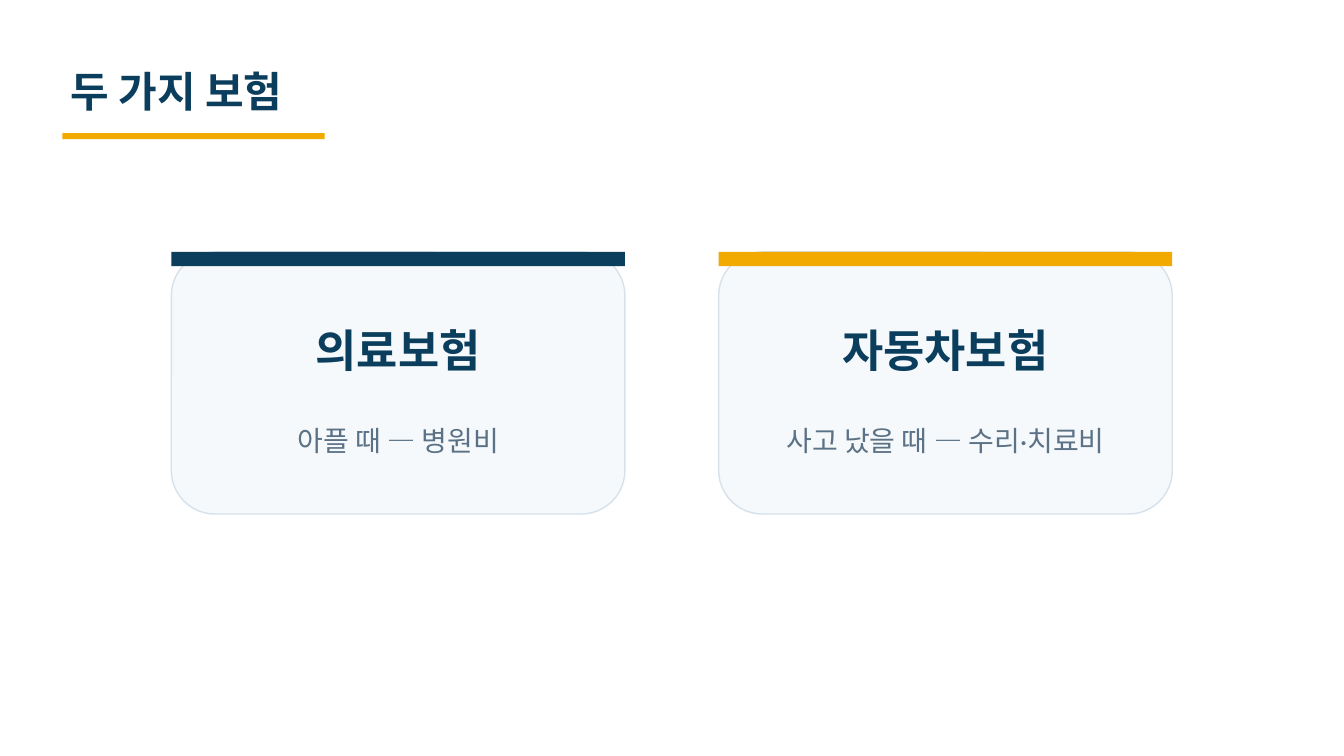
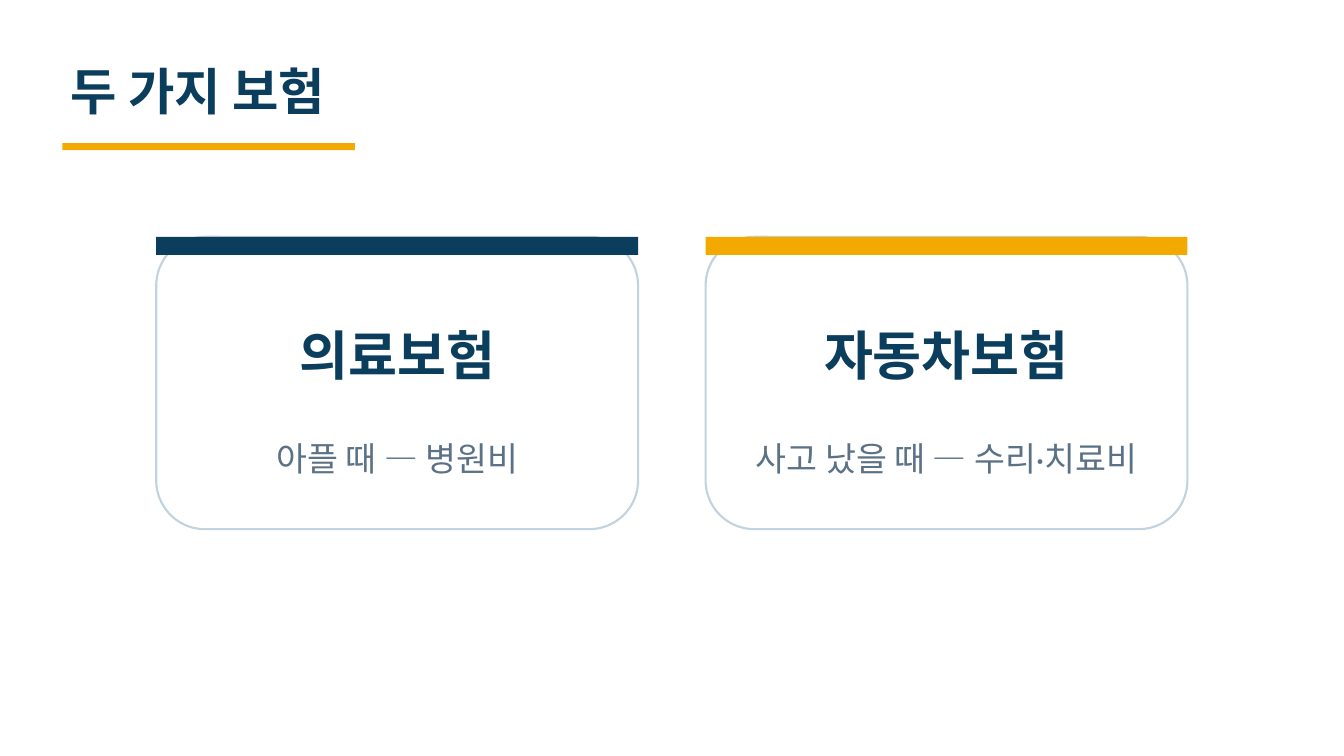
Before and after one commit to heyoonyoon/distributed-programming, a slide deck: slide 3 of docs/presentation/보험발표-편집가능.pptx. Drawn at 1344x756 pixels with LibreOffice and Linux fonts; fonts in the diff are those of the drawing. Boxes give left, top, right and bottom in pixels: in the first picture for what was removed or moved away, otherwise in the second. Text is boxed around its words. In the diff, an @@ line names an element or a change of style, - is before the commit and + after.

```diff
--- a/docs/presentation/보험발표-편집가능.pptx
+++ b/docs/presentation/보험발표-편집가능.pptx
@@ text "두 가지 보험" at (70,67,325,115): size 30 to 36 pt @@
@@ rectangle: place and size @@
-rectangle at (63,133,325,139)
+rectangle at (63,143,355,150)
@@ rectangle: place and size @@
-rectangle at (171,252,625,266)
+rectangle at (156,237,638,255)
@@ rounded rectangle: place and size @@
-rounded rectangle at (171,252,625,514)
+rounded rectangle at (156,237,638,529)
@@ rounded rectangle at (156,237,638,529): fill #F5F9FC to #FFFFFF; outline #D7E1EA 1 pt to #C3D2DF 1.5 pt @@
@@ rectangle: place and size @@
-rectangle at (719,252,1173,266)
+rectangle at (706,237,1188,255)
@@ rounded rectangle at (706,237,1188,529): fill #F5F9FC to #FFFFFF; outline #D7E1EA 1 pt to #C3D2DF 1.5 pt @@
@@ rounded rectangle: place and size @@
-rounded rectangle at (719,252,1173,514)
+rounded rectangle at (706,237,1188,529)
@@ text "의료보험": place and size @@
-text "의료보험" at (316,329,481,371)
+text "의료보험" at (299,330,495,380)
@@ text "의료보험" at (299,330,495,380): size 32 to 38 pt @@
@@ text "자동차보험" at (824,330,1069,380): size 32 to 38 pt @@
@@ text "자동차보험": place and size @@
-text "자동차보험" at (842,329,1048,371)
+text "자동차보험" at (824,330,1069,380)
@@ text "아플 때 — 병원비": place and size @@
-text "아플 때 — 병원비" at (297,428,498,453)
+text "아플 때 — 병원비" at (276,443,518,474)
@@ text "아플 때 — 병원비" at (276,443,518,474): size 20 to 24 pt @@
@@ text "사고 났을 때 — 수리·치료비" at (756,443,1137,474): size 20 to 24 pt @@
@@ text "사고 났을 때 — 수리·치료비": place and size @@
-text "사고 났을 때 — 수리·치료비" at (786,428,1104,453)
+text "사고 났을 때 — 수리·치료비" at (756,443,1137,474)
```
Also in this commit, not shown: 19 other slides changed, 3 other files.
